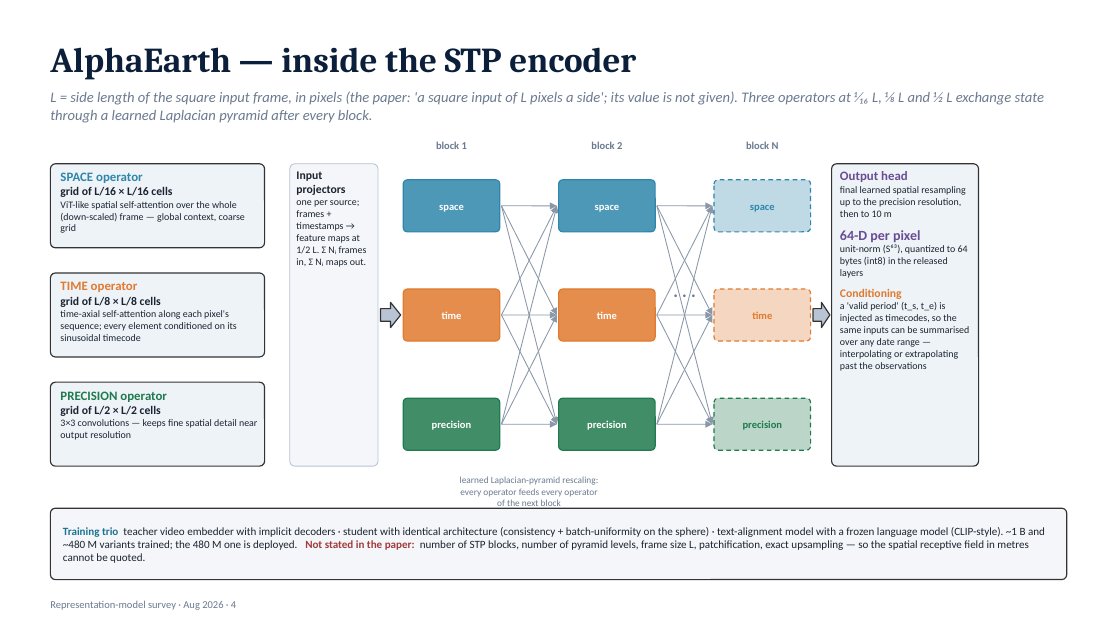
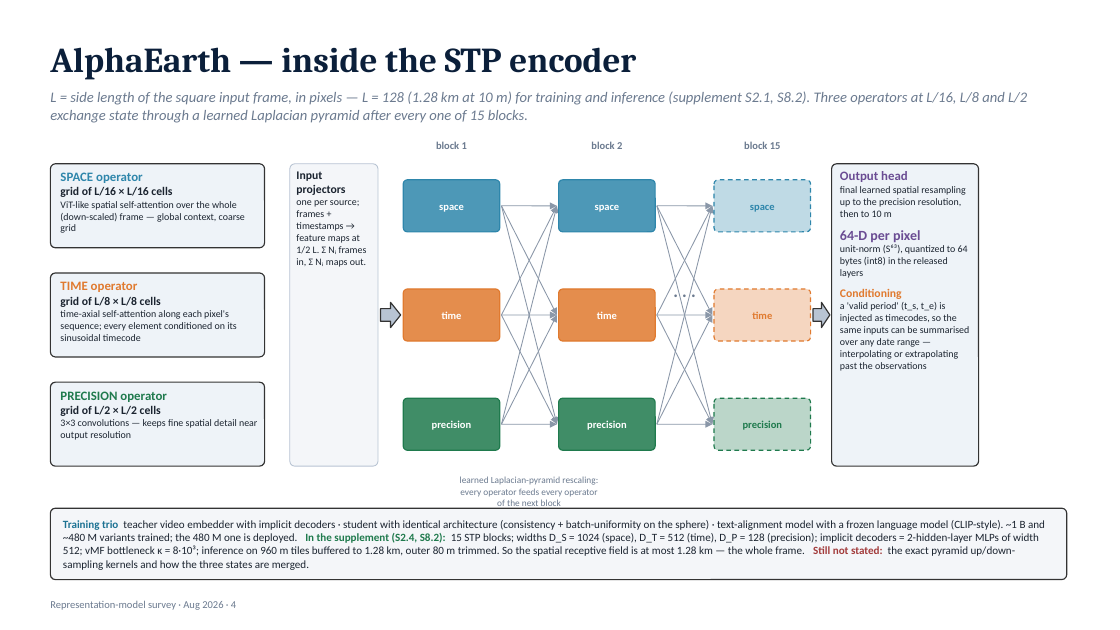
Before and after one commit to blauewelt/earth, a slide deck: slide 4 of ml/figures/geofm_survey/geospatial-representation-models.pptx. Drawn at 1120x630 pixels with LibreOffice and Linux fonts; fonts in the diff are those of the drawing. Boxes give left, top, right and bottom in pixels: in the first picture for what was removed or moved away, otherwise in the second. Text is boxed around its words. In the diff, an @@ line names an element or a change of style, - is before the commit and + after.

```diff
--- a/ml/figures/geofm_survey/geospatial-representation-models.pptx
+++ b/ml/figures/geofm_survey/geospatial-representation-models.pptx
@@ text at [50,91,1027,123]: text changed @@
-L = side length of the square input frame, in pixels (the paper: 'a square input of L pixels a side'; its value is not given). Three operators at ⅟₁₆ L, ⅛ L and ½ L exchange state through a learned Laplacian pyramid after every block.
+L = side length of the square input frame, in pixels — L = 128 (1.28 km at 10 m) for training and inference (supplement S2.1, S8.2). Three operators at L/16, L/8 and L/2 exchange state through a learned Laplacian pyramid after every one of 15 blocks.
@@ text at [744,141,781,149]: text changed @@
-block N
+block 15
@@ text at [63,520,1045,570]: text changed @@
-Training trio teacher video embedder with implicit decoders · student with identical architecture (consistency + batch-uniformity on the sphere) · text-alignment model with a frozen language model (CLIP-style). ~1 B and ~480 M variants trained; the 480 M one is deployed. Not stated in the paper: number of STP blocks, number of pyramid levels, frame size L, patchification, exact upsampling — so the spatial receptive field in metres cannot be quoted.
+Training trio teacher video embedder with implicit decoders · student with identical architecture (consistency + batch-uniformity on the sphere) · text-alignment model with a frozen language model (CLIP-style). ~1 B and ~480 M variants trained; the 480 M one is deployed. In the supplement (S2.4, S8.2): 15 STP blocks; widths D_S = 1024 (space), D_T = 512 (time), D_P = 128 (precision); implicit decoders = 2-hidden-layer MLPs of width 512; vMF bottleneck κ = 8·10³; inference on 960 m tiles buffered to 1.28 km, outer 80 m trimmed. So the spatial receptive field is at most 1.28 km — the whole frame. Still not stated: the exact pyramid up/down-sampling kernels and how the three states are merged.
```
Also in this commit, not shown: 17 other slides changed, 4 other files.
